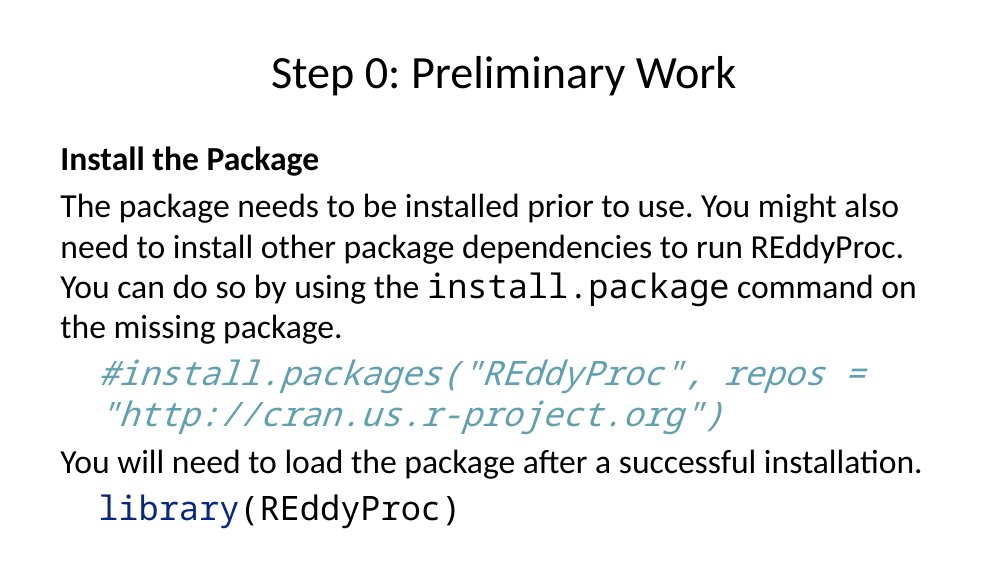
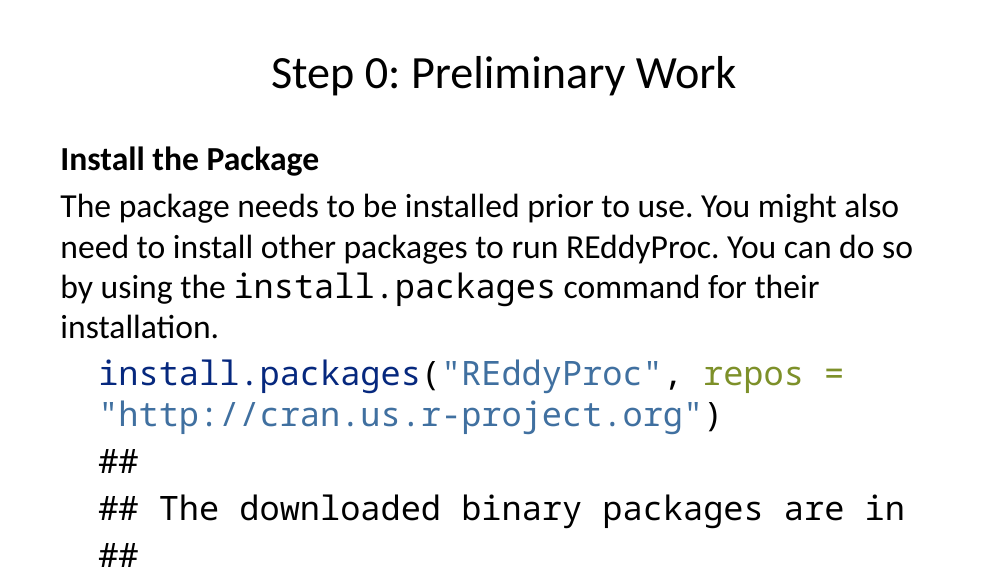
Before and after one commit to yusriy/reddyproc_class, a slide deck: slide 7 of R/REddyProc_presentation.pptx (slide 5 before the commit). Drawn at 1008x567 pixels with LibreOffice and Linux fonts; fonts in the diff are those of the drawing. Boxes give left, top, right and bottom in pixels: in the first picture for what was removed or moved away, otherwise in the second. Text is boxed around its words. In the diff, an @@ line names an element or a change of style, - is before the commit and + after.

```diff
--- a/R/REddyProc_presentation.pptx
+++ b/R/REddyProc_presentation.pptx
@@ text at (x1=60, y1=193, x2=913, y2=529): text changed; font Calibri to Noto Sans Mono @@
-The package needs to be installed prior to use. You might also need to install other package dependencies to run REddyProc. You can do so by using the install.package command on the missing package.
-#install.packages("REddyProc", repos = "http://cran.us.r-project.org")
+The package needs to be installed prior to use. You might also need to install other packages to run REddyProc. You can do so by using the install.packages command for their installation.
+install.packages("REddyProc", repos = "http://cran.us.r-project.org")
+##
+## The downloaded binary packages are in
+## /var/folders/rz/dkw8y98n1sv5r9gy22djhgbm0000gn/T//RtmpTxdwNa/downloaded_packages
```
Also in this commit, not shown: 13 other slides changed, 40 slides added, 3 slides removed, 9 other files.
